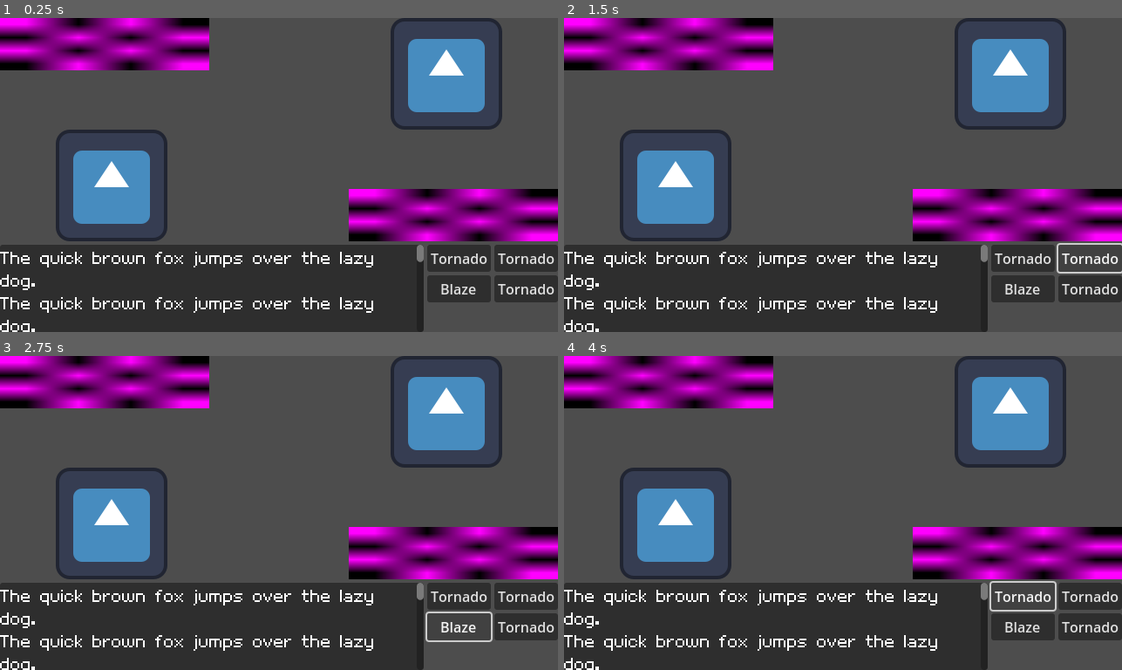
Above: before the commit, frames 1-4 (two rows, left to right).
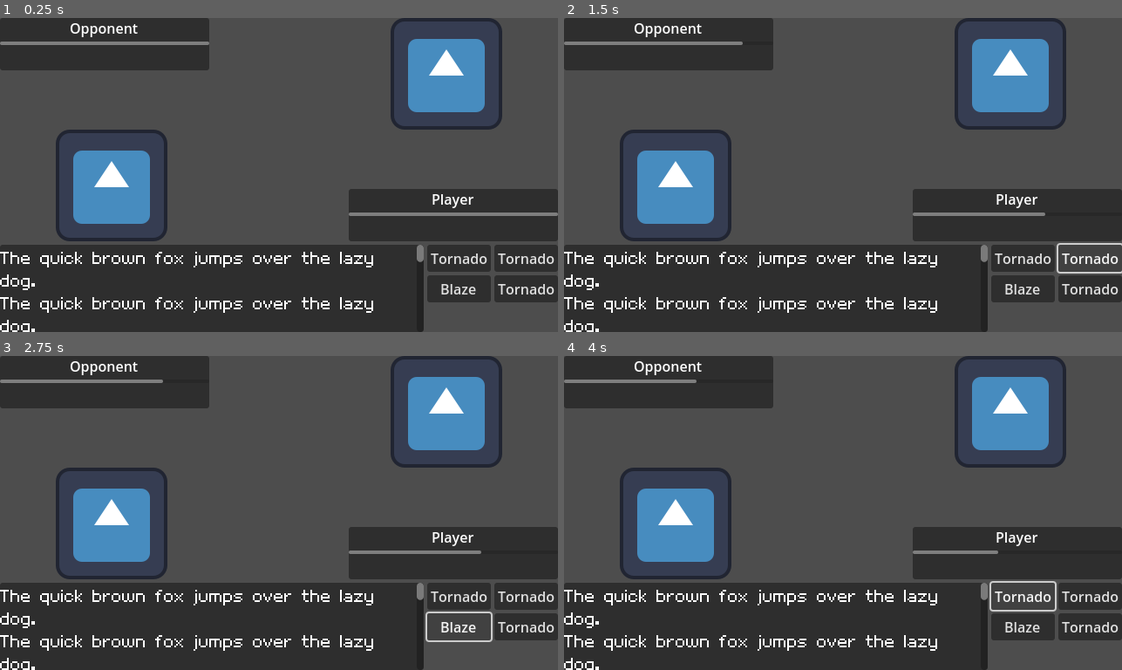
Above: after the commit, the same moments.

Repository: jadicodes/zodiac-battler
Game: Godot game, scene res://battle_arena/battle_arena.tscn
Same seed, same stepped clock (60 frames per second), same inputs: the game is played once before the commit and once after it. The engine's default icon, where the game draws it, is replaced by a stand-in: a white triangle on a blue panel in a dark square.
Inputs:
- Up to frame 1 (0.25 s): no input
- Up to frame 2 (1.5 s): click "Tornado" at 0.5 s; click "Tornado" at 1.25 s
- Up to frame 3 (2.75 s): click "Blaze" at 2 s
- Up to frame 4 (4 s): click "Tornado" at 2.75 s; click "Tornado" at 3.5 s

The runs differ from the first frame. In frame 1, 12% of the frame differs, in the area x 0-100%, y 0-72%; in frame 2, 12%; in frame 3, 12%; in frame 4, 12%.

Commit message:
Display health bars for both monsters

Diff:
--- a/project/battle_arena/battle_arena.gd
+++ b/project/battle_arena/battle_arena.gd
@@ -7,11 +7,16 @@
 
 @onready var _move_buttons: Array[Button] = [%Move1, %Move2, %Move3, %Move4]
 
+
 func _ready() -> void:
 	_monster_opponent.initialize()
 	_monster_self.initialize()
 	_monster_opponent.on_faint.connect(_win)
 	_monster_self.on_faint.connect(_lose)
+	_monster_self.on_take_damage.connect(_self_decrease_health)
+	_monster_opponent.on_take_damage.connect(_opponent_decrease_health)
+	%SelfHealthBar.on_game_start(_monster_self.get_total_health_points())
+	%OpponentHealthBar.on_game_start(_monster_opponent.get_total_health_points())
 
 	var moves := _monster_self.get_moves()
 	for i in len(_move_buttons):
@@ -42,3 +47,11 @@
 
 func _on_move_button_pressed(move_index: int) -> void:
 	_process_turn([_monster_opponent, _monster_self], move_index)
+
+
+func _self_decrease_health(damage_amount: int) -> void:
+	%SelfHealthBar.subtract_health(damage_amount)
+
+
+func _opponent_decrease_health(damage_amount: int) -> void:
+	%OpponentHealthBar.subtract_health(damage_amount)
--- a/project/battle_arena/battle_arena.tscn
+++ b/project/battle_arena/battle_arena.tscn
@@ -6,6 +6,7 @@
 [ext_resource type="Resource" uid="uid://bmt1iiqphqefe" path="res://monsters/breed/harius.tres" id="4_etk7j"]
 [ext_resource type="Texture2D" uid="uid://c8dwb7jo0e1jy" path="res://icon.svg" id="5_etk7j"]
 [ext_resource type="PackedScene" uid="uid://bny50y62exih" path="res://battle_arena/textbox/textbox.tscn" id="5_ewqu3"]
+[ext_resource type="PackedScene" uid="uid://bi5q4u2esn6us" path="res://battle_arena/health_bar.tscn" id="5_uvb1j"]
 
 [sub_resource type="Resource" id="Resource_lj2wh"]
 script = ExtResource("3_ewqu3")
@@ -16,9 +17,6 @@
 script = ExtResource("3_ewqu3")
 _breed = ExtResource("4_etk7j")
 metadata/_custom_type_script = "uid://c6p10u1cg3yux"
-
-[sub_resource type="PlaceholderTexture2D" id="PlaceholderTexture2D_ewqu3"]
-size = Vector2(240, 60)
 
 [node name="BattleArena" type="Control"]
 layout_mode = 3
@@ -43,6 +41,57 @@
 layout_mode = 2
 size_flags_vertical = 3
 
+[node name="OpponentInfo" type="Panel" parent="VBoxContainer/Control"]
+layout_mode = 0
+offset_right = 240.0
+offset_bottom = 60.0
+
+[node name="VBoxContainer" type="VBoxContainer" parent="VBoxContainer/Control/OpponentInfo"]
+layout_mode = 1
+anchors_preset = 15
+anchor_right = 1.0
+anchor_bottom = 1.0
+grow_horizontal = 2
+grow_vertical = 2
+
+[node name="NameLabel" type="Label" parent="VBoxContainer/Control/OpponentInfo/VBoxContainer"]
+layout_mode = 2
+text = "Opponent"
+horizontal_alignment = 1
+
+[node name="OpponentHealthBar" parent="VBoxContainer/Control/OpponentInfo/VBoxContainer" instance=ExtResource("5_uvb1j")]
+unique_name_in_owner = true
+layout_mode = 2
+
+[node name="SelfInfo" type="Panel" parent="VBoxContainer/Control"]
+layout_mode = 1
+anchors_preset = 3
+anchor_left = 1.0
+anchor_top = 1.0
+anchor_right = 1.0
+anchor_bottom = 1.0
+offset_left = -240.0
+offset_top = -60.0
+grow_horizontal = 0
+grow_vertical = 0
+
+[node name="VBoxContainer" type="VBoxContainer" parent="VBoxContainer/Control/SelfInfo"]
+layout_mode = 1
+anchors_preset = 15
+anchor_right = 1.0
+anchor_bottom = 1.0
+grow_horizontal = 2
+grow_vertical = 2
+
+[node name="SelfLabel" type="Label" parent="VBoxContainer/Control/SelfInfo/VBoxContainer"]
+layout_mode = 2
+text = "Player"
+horizontal_alignment = 1
+
+[node name="SelfHealthBar" parent="VBoxContainer/Control/SelfInfo/VBoxContainer" instance=ExtResource("5_uvb1j")]
+unique_name_in_owner = true
+layout_mode = 2
+
 [node name="TextureRect" type="TextureRect" parent="VBoxContainer/Control"]
 layout_mode = 1
 anchors_preset = 2
@@ -65,25 +114,6 @@
 grow_horizontal = 0
 texture = ExtResource("5_etk7j")
 
-[node name="TextureRect3" type="TextureRect" parent="VBoxContainer/Control"]
-layout_mode = 1
-offset_right = 240.0
-offset_bottom = 60.0
-texture = SubResource("PlaceholderTexture2D_ewqu3")
-
-[node name="TextureRect4" type="TextureRect" parent="VBoxContainer/Control"]
-layout_mode = 1
-anchors_preset = 3
-anchor_left = 1.0
-anchor_top = 1.0
-anchor_right = 1.0
-anchor_bottom = 1.0
-offset_left = -240.0
-offset_top = -60.0
-grow_horizontal = 0
-grow_vertical = 0
-texture = SubResource("PlaceholderTexture2D_ewqu3")
-
 [node name="HBoxContainer" type="HBoxContainer" parent="VBoxContainer"]
 layout_mode = 2
 
@@ -98,21 +128,25 @@
 [node name="Move1" type="Button" parent="VBoxContainer/HBoxContainer/GridContainer"]
 unique_name_in_owner = true
 layout_mode = 2
+size_flags_vertical = 0
 text = "Attack1"
 
 [node name="Move2" type="Button" parent="VBoxContainer/HBoxContainer/GridContainer"]
 unique_name_in_owner = true
 layout_mode = 2
+size_flags_vertical = 0
 text = "Attack2"
 
 [node name="Move3" type="Button" parent="VBoxContainer/HBoxContainer/GridContainer"]
 unique_name_in_owner = true
 layout_mode = 2
+size_flags_vertical = 0
 text = "Attack3"
 
 [node name="Move4" type="Button" parent="VBoxContainer/HBoxContainer/GridContainer"]
 unique_name_in_owner = true
 layout_mode = 2
+size_flags_vertical = 0
 text = "Attack4"
 
 [connection signal="pressed" from="VBoxContainer/HBoxContainer/GridContainer/Move1" to="." method="_on_move_button_pressed" binds= [0]]
--- /dev/null
+++ b/project/battle_arena/health_bar.gd
@@ -0,0 +1,23 @@
+extends ProgressBar
+
+var _current_health: int
+
+
+func _update_health_bar() -> void:
+	value = _current_health
+
+
+func add_health(amount: int) -> void:
+	_current_health += amount
+	_update_health_bar()
+
+
+func subtract_health(amount: int) -> void:
+	_current_health -= amount
+	_update_health_bar()
+
+
+func on_game_start(max_health: int):
+	max_value = max_health
+	_current_health = max_health
+	_update_health_bar()
--- /dev/null
+++ b/project/battle_arena/health_bar.tscn
@@ -0,0 +1,7 @@
+[gd_scene load_steps=2 format=3 uid="uid://bi5q4u2esn6us"]
+
+[ext_resource type="Script" uid="uid://chnj814rebwya" path="res://battle_arena/health_bar.gd" id="1_btyba"]
+
+[node name="HealthBar" type="ProgressBar"]
+show_percentage = false
+script = ExtResource("1_btyba")
Not shown, added: project/battle_arena/health_bar.gd.uid
